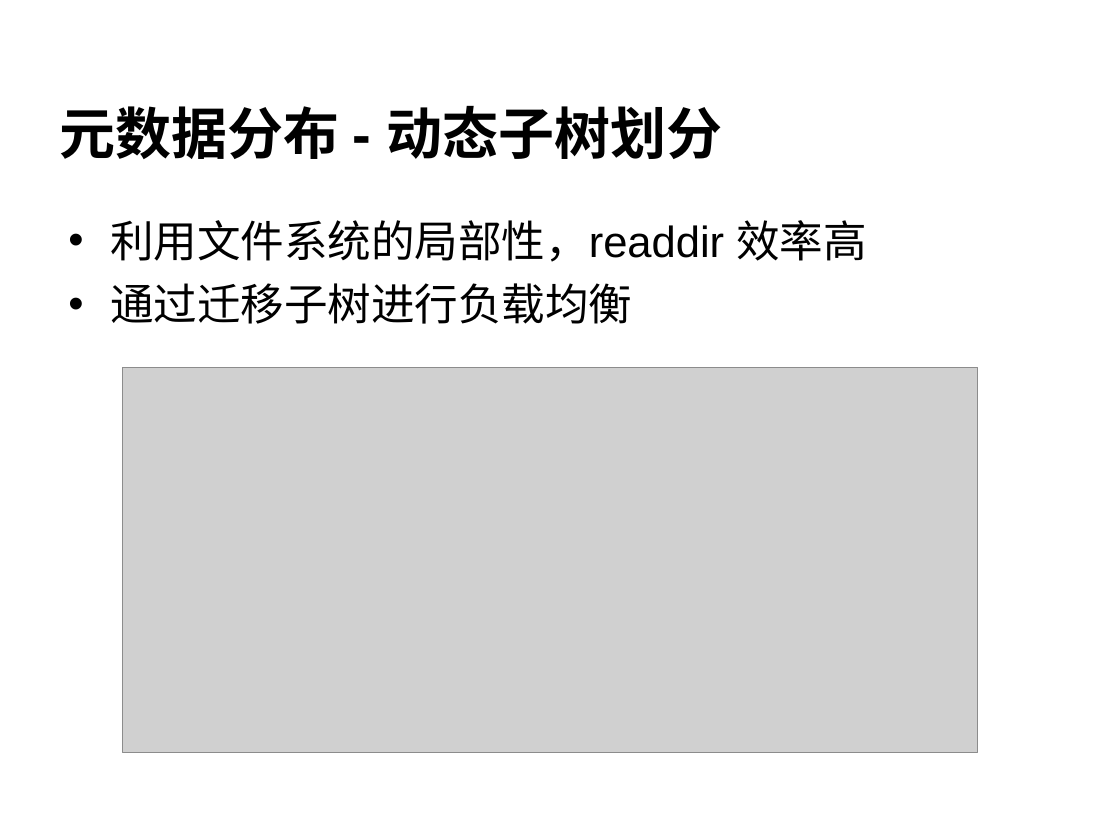
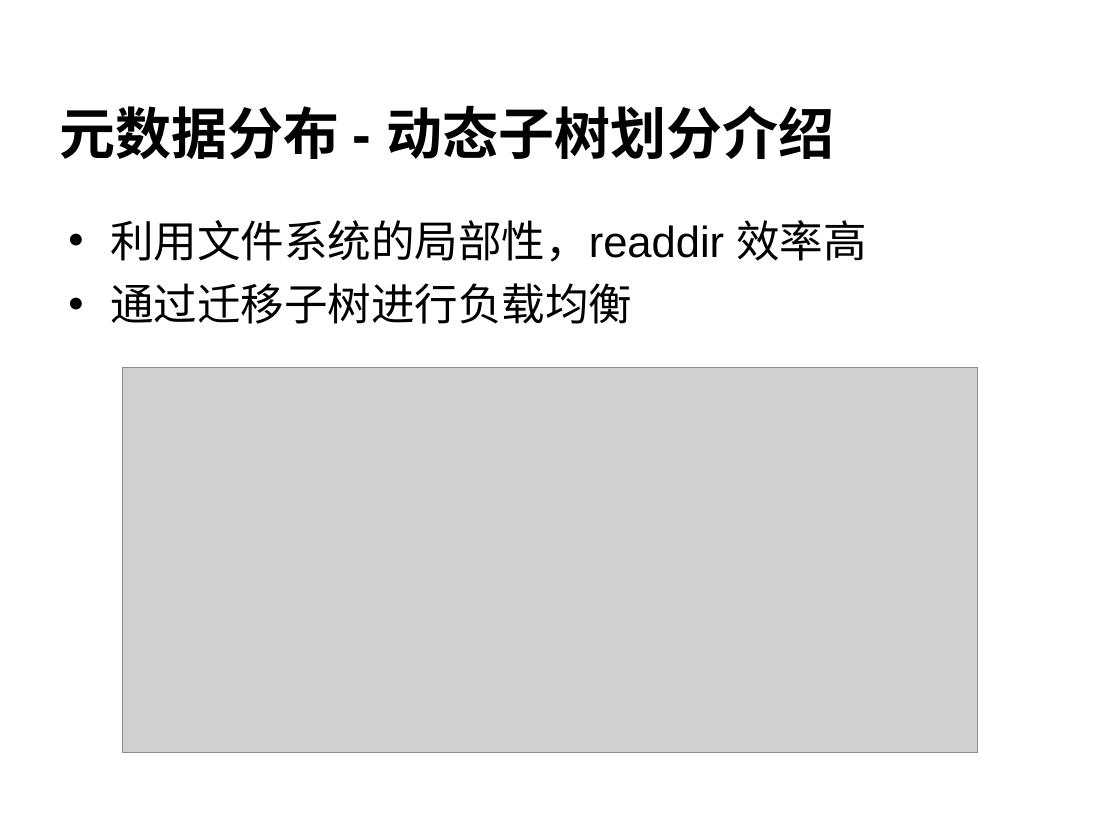
Before and after one commit to cheliequan/idning-paper, a slide deck: slide 14 of draft/答辩.ppt (slide 13 before the commit). Drawn at 1120x840 pixels with LibreOffice and Linux fonts; fonts in the diff are those of the drawing; grey boxes stand for pictures; background and template pictures are left out. Boxes give left, top, right and bottom in pixels: in the first picture for what was removed or moved away, otherwise in the second. Text is boxed around its words. In the diff, an @@ line names an element or a change of style, - is before the commit and + after.

```diff
--- a/draft/答辩.ppt
+++ b/draft/答辩.ppt
@@ title at (60,106,834,159): text changed @@
-元数据分布 - 动态子树划分
+元数据分布 - 动态子树划分介绍
```
Also in this commit, not shown: 11 other slides changed, 4 slides added, 3 slides removed, 1 other file.
